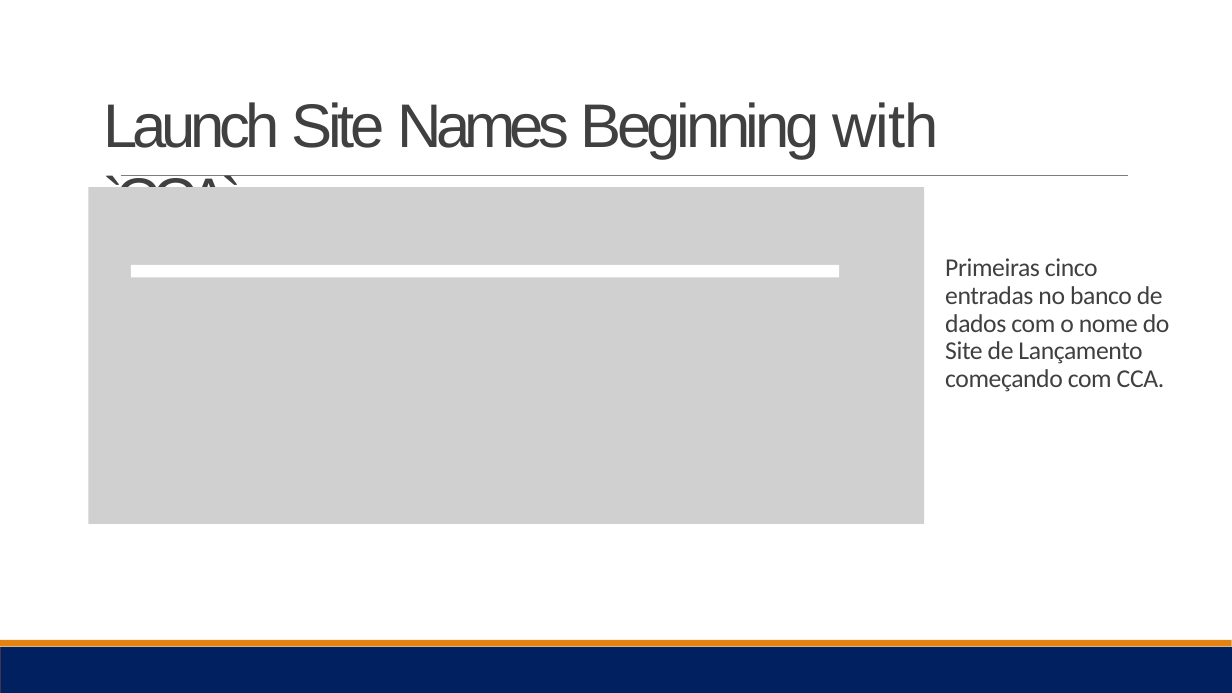
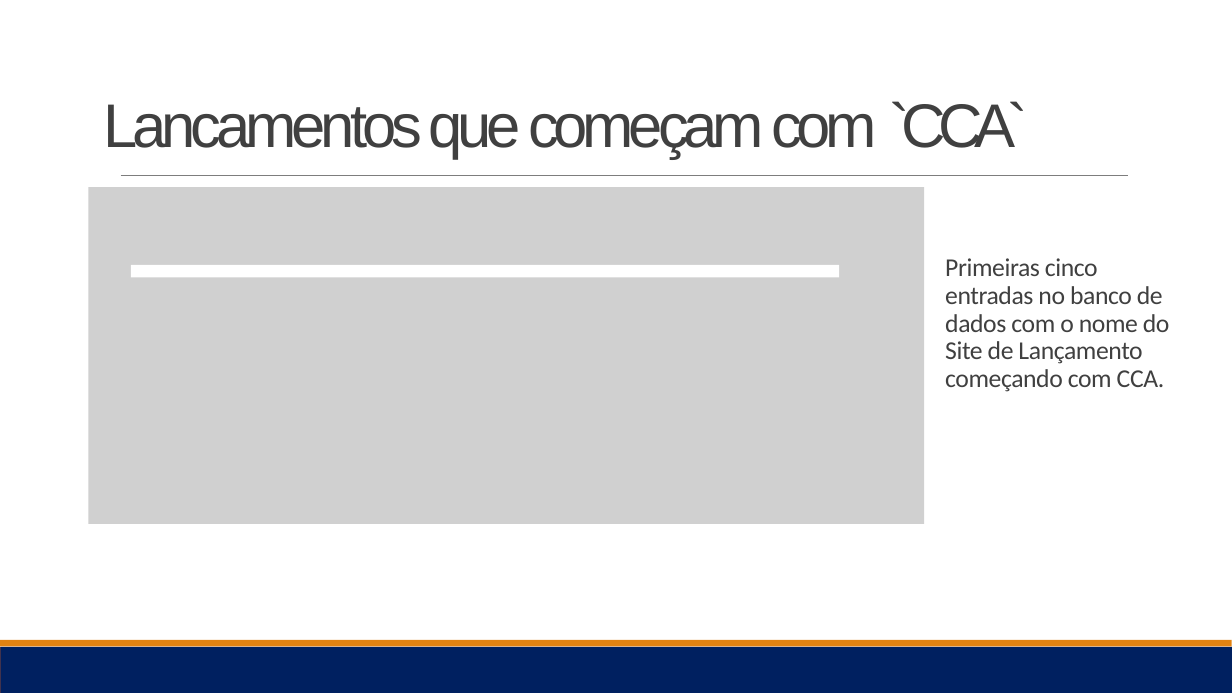
Before and after one commit to yraion/IBM-Data-Science, a slide deck: slide 26 of Data Science Journey -IBM -Robson Cruz.pptx. Drawn at 1232x693 pixels with LibreOffice and Linux fonts; fonts in the diff are those of the drawing; grey boxes stand for pictures. Boxes give left, top, right and bottom in pixels: in the first picture for what was removed or moved away, otherwise in the second. Text is boxed around its words. In the diff, an @@ line names an element or a change of style, - is before the commit and + after.

```diff
--- a/Data Science Journey -IBM -Robson Cruz.pptx
+++ b/Data Science Journey -IBM -Robson Cruz.pptx
@@ title at bbox=[104, 101, 1028, 159]: text changed @@
-Launch Site Names Beginning with `CCA`
+Lancamentos que começam com `CCA`
```
Also in this commit, not shown: 13 other slides changed, 1 other file.
